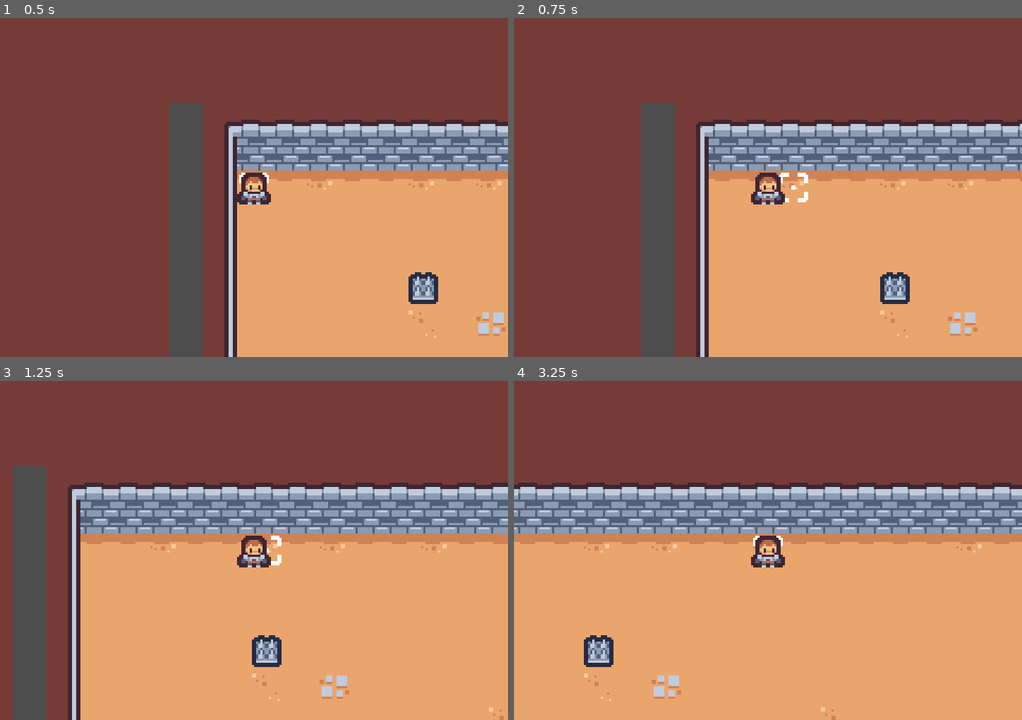
Above: before the commit, frames 1-4 (two rows, left to right).
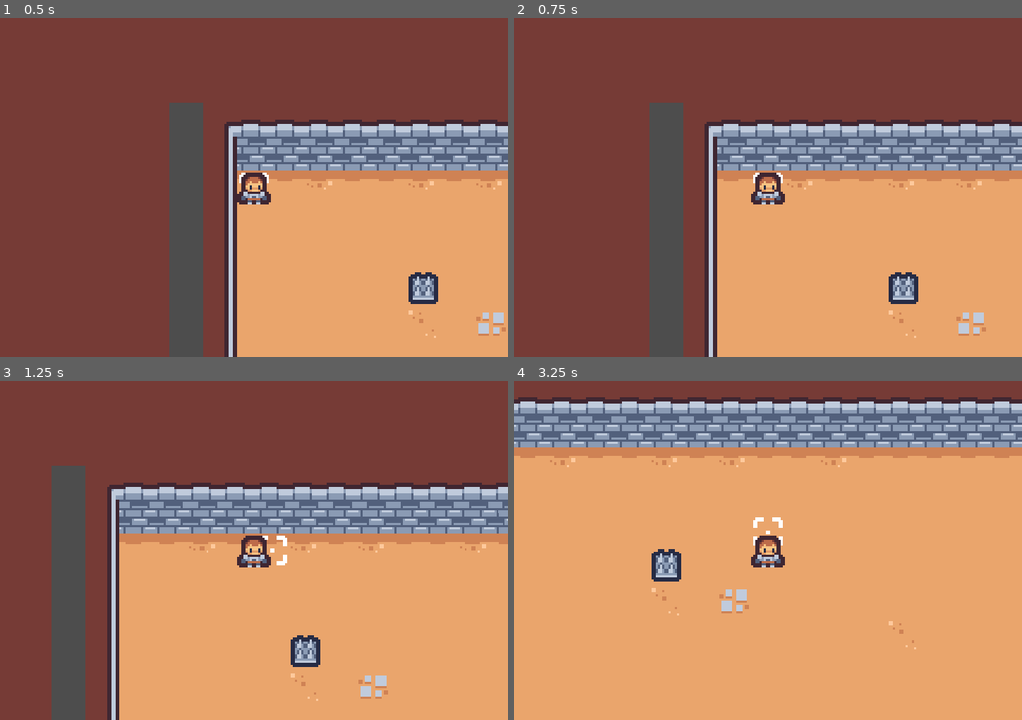
Above: after the commit, the same moments.

Repository: Enginaaron/CAFECAFE
Game: Godot game, scene res://main.tscn
Same seed, same stepped clock (60 frames per second), same inputs: the game is played once before the commit and once after it.
Inputs:
- Up to frame 1 (0.5 s): no input
- Up to frame 2 (0.75 s): tap Enter at 0.5 s; hold D (right) from 0.53 s (still down); hold E (interact) from 0.53 s (still down)
- Up to frame 3 (1.25 s): keep holding D (right); keep holding E (interact)
- Up to frame 4 (3.25 s): release D (right) at 1.28 s; release E (interact) at 1.28 s; hold S (down) 1.28-2.03 s; tap E (interact) at 1.35, 2.85 s; hold D (right) 2.03-2.78 s; hold E (interact) 2.03-2.78 s; hold W (up) from 2.78 s (still down)

Frame 1 is identical in both runs. In frame 2, 8.9% of the frame differs, in the area x 25-100%, y 25-100%; in frame 3, 19%; in frame 4, 44%, in the area x 0-100%, y 4-100%.

Commit message:
int stuff

Diff:
--- a/Godot/main.tscn
+++ b/Godot/main.tscn
@@ -1,7 +1,7 @@
 [gd_scene load_steps=7 format=4 uid="uid://2s6s8hrdh1dh"]
 
 [ext_resource type="Texture2D" uid="uid://dhspgqawy4f54" path="res://tilemap_packed.png" id="1_fyfmq"]
-[ext_resource type="Script" path="res://scripts/player.gd" id="1_uvhou"]
+[ext_resource type="Script" path="res://player.gd" id="2_bxs6u"]
 
 [sub_resource type="TileSetAtlasSource" id="TileSetAtlasSource_b1u6i"]
 texture = ExtResource("1_fyfmq")
@@ -54,6 +54,7 @@
 5:3/next_alternative_id = 6
 5:3/0 = 0
 5:3/0/custom_data_1 = true
+5:3/0/custom_data_2 = true
 5:3/1 = 1
 5:3/2 = 2
 5:3/3 = 3
@@ -162,6 +163,8 @@
 custom_data_layer_0/type = 1
 custom_data_layer_1/name = "interactable"
 custom_data_layer_1/type = 1
+custom_data_layer_2/name = "oven"
+custom_data_layer_2/type = 1
 sources/0 = SubResource("TileSetAtlasSource_b1u6i")
 
 [sub_resource type="AtlasTexture" id="AtlasTexture_7ikrf"]
@@ -181,9 +184,9 @@
 [node name="player" type="Sprite2D" parent="."]
 position = Vector2(8, 8)
 texture = SubResource("AtlasTexture_7ikrf")
-script = ExtResource("1_uvhou")
+script = ExtResource("2_bxs6u")
 
-[node name="Sprite2D" type="Sprite2D" parent="player"]
+[node name="Chef" type="Sprite2D" parent="player"]
 texture = SubResource("AtlasTexture_gge3c")
 
-[node name="Camera2D" type="Camera2D" parent="player/Sprite2D"]
+[node name="Camera2D" type="Camera2D" parent="player/Chef"]
--- /dev/null
+++ b/Godot/player.gd
@@ -0,0 +1,129 @@
+extends Sprite2D
+
+# Get references to the TileMap and Sprite2D nodes
+@onready var tileMap = $"../TileMapLayer"
+@onready var sprite2D = $Chef
+
+# Variable to track if the player is moving
+var isMoving = false
+
+# Variable to store the last direction
+var last_direction = Vector2i(0, 0)
+
+var playerDirection = "right"
+
+
+# Called every physics frame
+func _physics_process(delta):
+	# If the player is not moving, return early
+	if isMoving == false:
+		return
+
+	# If the player has reached the target position, stop moving
+	if global_position == sprite2D.global_position:
+		isMoving = false
+		return
+
+	# Move the sprite towards the target position
+	sprite2D.global_position = sprite2D.global_position.move_toward(global_position, 1.5)
+
+# Called every frame
+func _process(delta: float) -> void:
+	# Block inputs if the player is already moving
+	if isMoving:
+		return
+
+	# Initialize a direction vector
+	var direction = Vector2.ZERO
+
+	# Check for input and add the corresponding direction
+	if Input.is_action_pressed("up"):
+		direction.y -= 1
+		last_direction = Vector2i(0, -1)
+	if Input.is_action_pressed("down"):
+		direction.y += 1
+		last_direction = Vector2i(0, 1)
+	if Input.is_action_pressed("left"):
+		direction.x -= 1
+		last_direction = Vector2i(-1, 0)
+	if Input.is_action_pressed("right"):
+		direction.x += 1
+		last_direction = Vector2i(1, 0)
+
+	# Debug print to check the direction vector
+	# Only print the direction if it's not (0,0)
+	if direction != Vector2.ZERO:
+		prints("Direction vector: ", direction)
+	# Normalize the direction vector to ensure smooth diagonal movement
+	if direction != Vector2.ZERO:
+		move(direction.normalized())
+
+# Function to move the player in a given direction
+func move(direction: Vector2):
+	# Get the current tile position as a Vector2i
+	var currentTile: Vector2i = tileMap.local_to_map(global_position)
+	# Get the target tile position as a Vector2i
+	var targetTile: Vector2i = Vector2i(
+		currentTile.x + int(round(direction.x)),  # Use round() to ensure movement in both directions
+		currentTile.y + int(round(direction.y))
+	)
+
+	# Get custom data from the target tile to check if it's walkable
+	var tileData: TileData = tileMap.get_cell_tile_data(targetTile)
+	if tileData.get_custom_data("walkable") == false:
+		return
+
+	# Execute player movement
+	isMoving = true
+	global_position = tileMap.map_to_local(targetTile)
+	sprite2D.global_position = tileMap.map_to_local(currentTile)
+
+	# Print the current and target tiles
+	prints("currently at", currentTile, " -----  next is", targetTile)
+
+func chop_ingredient():
+	print("Chopping ingredient...")
+
+func cook_ingredient():
+	print("Cooking...")
+# Detect interaction when the player presses "E"
+
+# Function to determine which direction the player is facing
+func get_facing_direction() -> Vector2i:
+	return last_direction
+
+
+func attempt_interaction():
+	# Get the player's current tile position
+	var current_tile: Vector2i = tileMap.local_to_map(global_position)
+	print("Current tile: ", current_tile)
+
+	# Get the direction the player is facing
+	var direction = get_facing_direction()
+	print("Facing direction: ", direction)
+
+	# Calculate the adjacent tile in that direction
+	var facing_tile: Vector2i = current_tile + direction
+	print("Target tile: ", facing_tile)
+
+	# Get the tile data from the TileMap (make sure layer is correct)
+	var tile_data = tileMap.get_cell_tile_data(facing_tile)
+
+	print("Tile data: ", tile_data)
+
+	if tile_data and tile_data.get_custom_data("interactable"):
+		print("Interacting with tile at: ", facing_tile)
+		var tile_id = tileMap.get_cell_source_id(facing_tile)
+		print("Tile ID at ", facing_tile, " is ", tile_id)
+
+		if tile_data and tile_data.get_custom_data("oven"):
+			cook_ingredient()
+		else:
+			print("Nothing to interact with here")
+	else:
+		print("No interactable tile at: ", facing_tile)
+
+
+func _input(event):
+	if event.is_action_pressed("interact"):  # "E" key by default
+		attempt_interaction()
